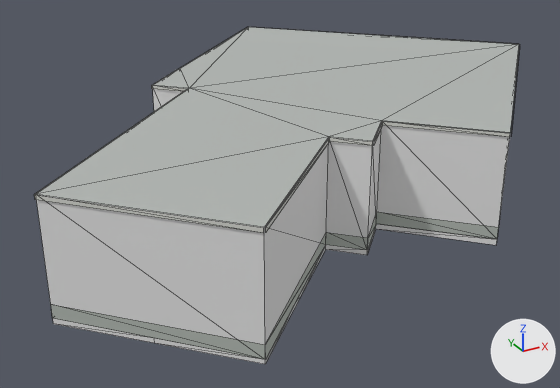
The glTF model public/models/buildings/osm-way-49773526.glb as it was, and as the next commit left it.
The view is the same before and after, from a 50 mm lens placed at (-11.59, -18.46, 9.45), pointed at (-0.72, 1.29, -0.42). Arrows for +X, +Y and +Z are at lower right; the lights stay in place. The older version comes first. Mesh edges are drawn as thin lines. Where no turn or scale is listed for an object, it has been applied to the vertices. Vertices at exactly the same position are counted once.

The scene before the commit, as lines of its bpy script (objects in view):
```python
ob_building_foundation_49773526 = bpy.data.objects.new('building foundation 49773526', me_building_foundation_49773526)
ob_building_foundation_49773526.location = (0.0, 0.0, 0.0)
ob_reality_49773526_near_reality_flat_weathered_roof = bpy.data.objects.new('reality 49773526 near reality flat weathered roof', me_reality_49773526_near_reality_flat_weathered_roof)
ob_reality_49773526_near_reality_flat_weathered_roof.location = (0.0, 0.0, 0.0)
ob_reality_49773526_near_reality_pale_aluminum_sill = bpy.data.objects.new('reality 49773526 near reality pale aluminum sill', me_reality_49773526_near_reality_pale_aluminum_sill)
ob_reality_49773526_near_reality_pale_aluminum_sill.location = (0.0, 0.0, 0.0)
# also in view: 'reality 49773526 near reality concrete plinth' at (0.48, 1.53, 0.18); 'reality 49773526 near reality aged pale plaster' at (0.48, 1.53, 1.5)
```
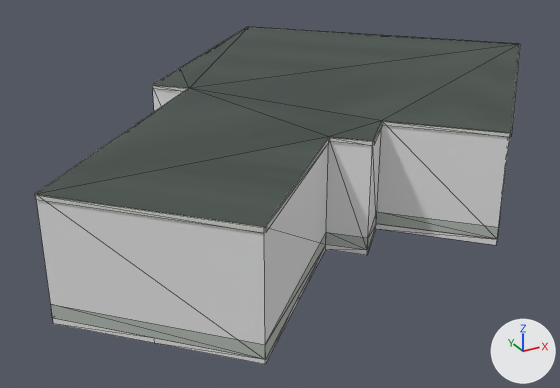
Edits to the bpy script that builds the scene:
```text
Add img_roof_color:
    img_roof_color = load_image('roof-color', 'textures/1de3d7bb6546b7423004abcc0fb627c4d0c6ad03316b21d76a93f9bf4f470ca6.png', 256, 256, 'sRGB')
Change mat_reality_flat_weathered_roof:
    remove mat_reality_flat_weathered_roof.base_color = (0.451, 0.475, 0.455)  # grey #b3b7b4
    add mat_reality_flat_weathered_roof.texture = img_roof_color
Change me_reality_49773526_near_reality_pale_aluminum_sill:
    used by ob_reality_49773526_near_reality_pale_aluminum_sill; location = (0.0, 0.0, 0.0)
    remove me_reality_49773526_near_reality_pale_aluminum_sill.from_pydata(...)  # 44 vertices, 22 faces; spans x -8.9..9.9, y -6.8..9.9, z 2.9..3.0
    add me_reality_49773526_near_reality_pale_aluminum_sill.from_pydata(...)  # 55 vertices, 44 faces; spans x -8.9..9.9, y -6.8..9.9, z 2.9..3.0
    me_reality_49773526_near_reality_pale_aluminum_sill part 1
    13 faces are deleted
    11 vertices are added at x -8.9..9.9, y -6.8..9.8, z 3.0
    35 new faces join them
```

Pixel boxes (x1, y1, x2, y2) of what changed, in the pictures (560 x 388 px):
'reality 49773526 near reality flat weathered roof', surface changed (darker): (37, 27, 519, 227) in both
part 1 of me_reality_49773526_near_reality_pale_aluminum_sill, built on: (34, 27, 520, 233) in both
